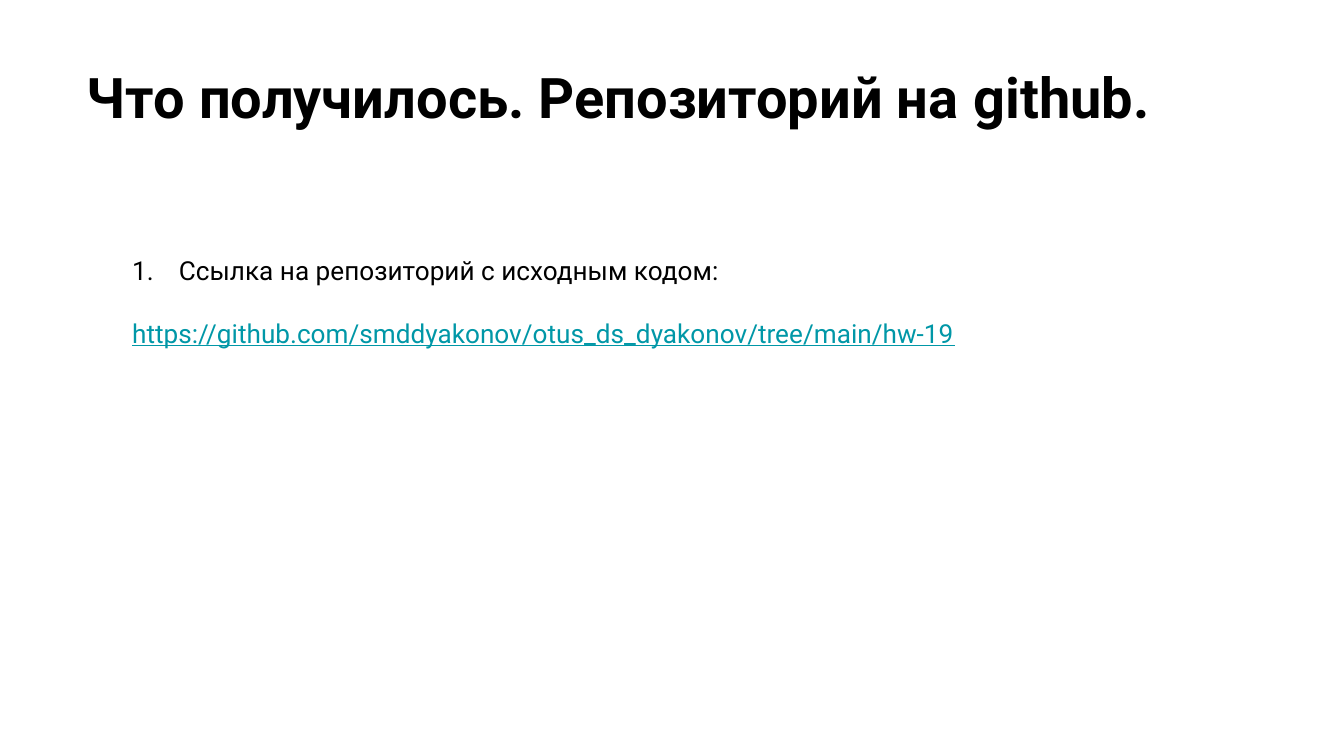
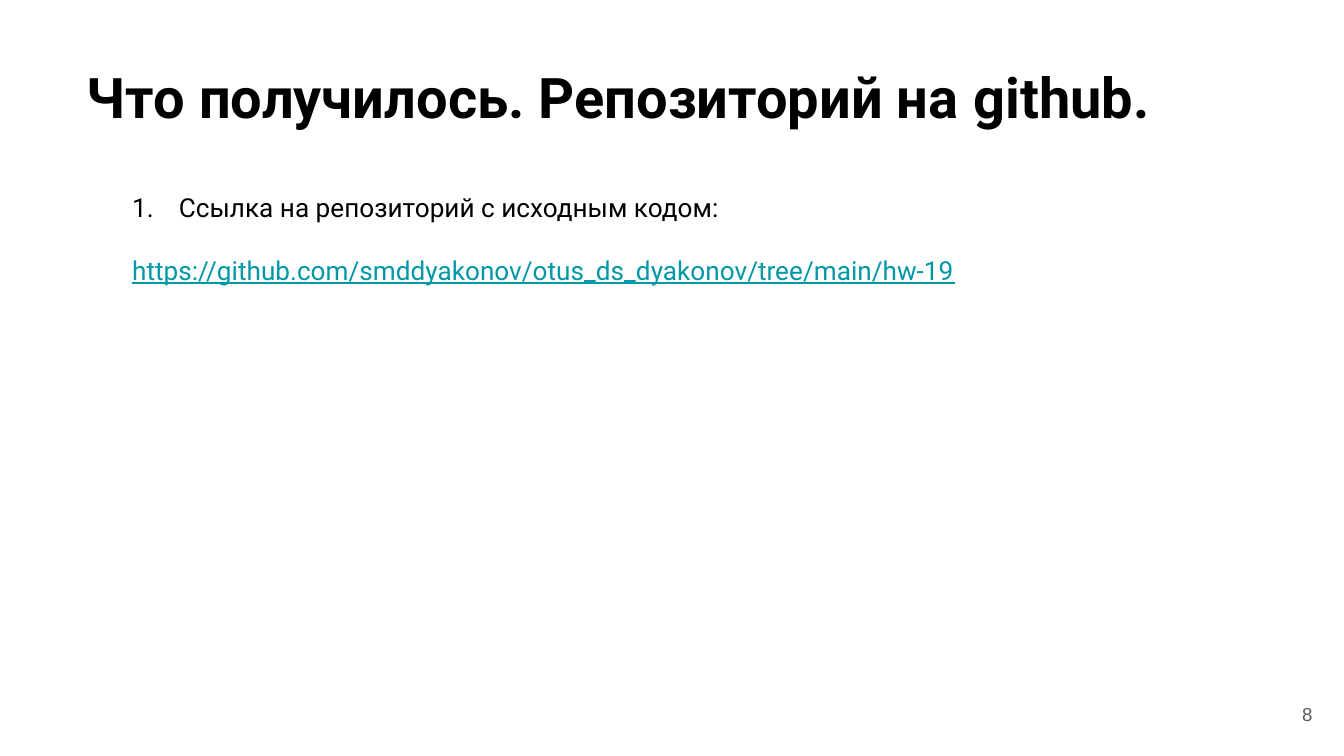
Before and after one commit to smddyakonov/otus_ds_dyakonov, a slide deck: slide 8 of hw-19/Презентация.pptx. Drawn at 1344x756 pixels with LibreOffice and Linux fonts; fonts in the diff are those of the drawing; background and template pictures are left out. Boxes give left, top, right and bottom in pixels: in the first picture for what was removed or moved away, otherwise in the second. Text is boxed around its words. In the diff, an @@ line names an element or a change of style, - is before the commit and + after.

```diff
--- a/hw-19/Презентация.pptx
+++ b/hw-19/Презентация.pptx
@@ text "Ссылка на репозиторий с исходным ...": place and size @@
-text "Ссылка на репозиторий с исходным ..." at box(132, 261, 953, 349)
+text "Ссылка на репозиторий с исходным ..." at box(132, 198, 953, 286)
@@ page number added at box(1302, 708, 1312, 721), 10 pt, text #595959 @@
+8
```
Also in this commit, not shown: 16 other slides changed, 7 slides added, 2 other files.
